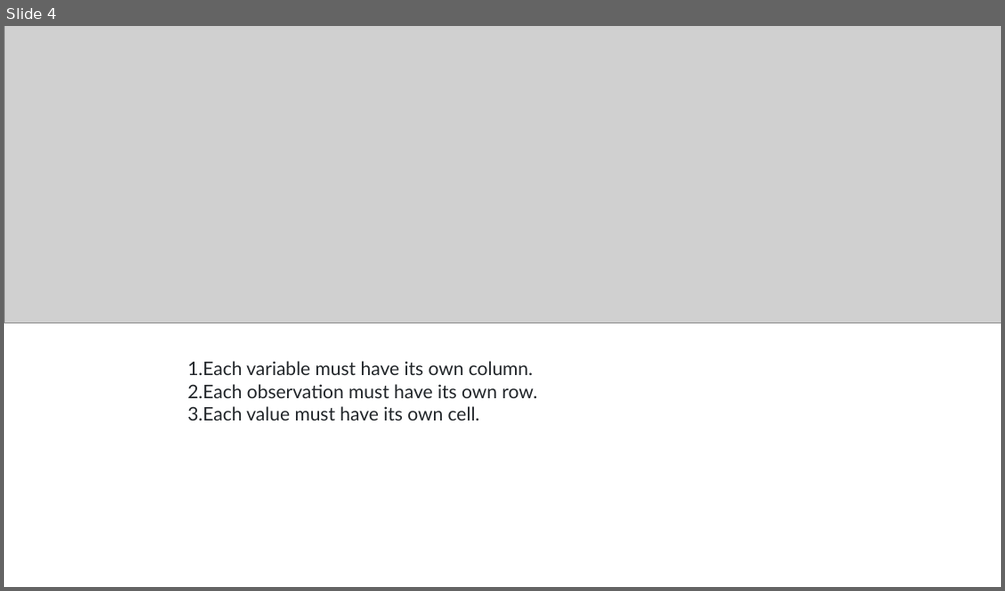
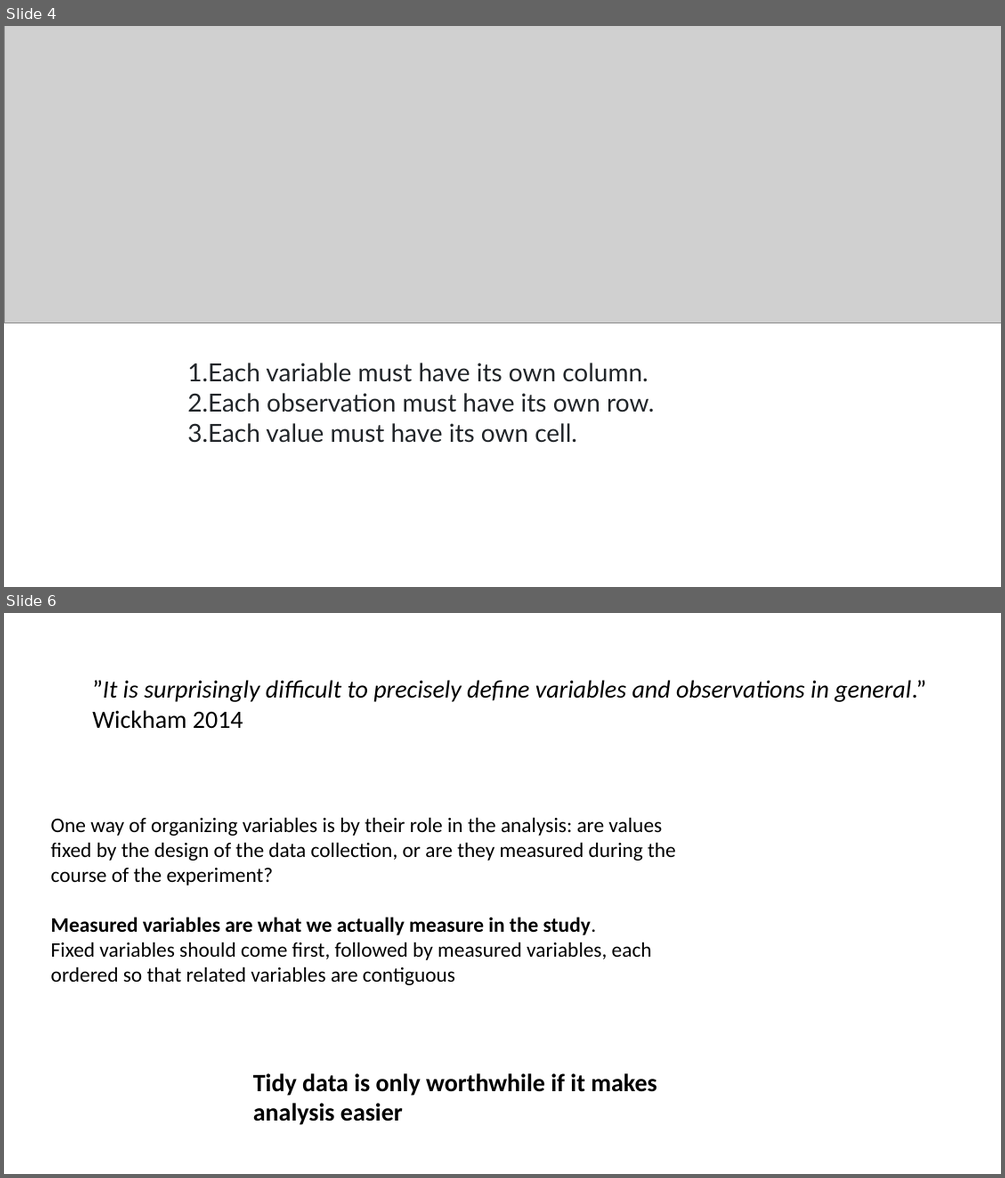
Before and after one commit to nicksavill/DEB_development, a slide deck: Week_2/TIdy_data.pptx. Shown one above the other, each under a label of ours: slide 4 before the commit, slides 4 and 6 after it; the slides between them are not shown. The pictures are 1005x591 and 1005x1178 pixels, drawn with LibreOffice and Linux fonts; fonts in the diff are those of the drawing; grey boxes stand for pictures. Boxes give left, top, right and bottom in pixels: in the first picture for what was removed or moved away, otherwise in the second. Text is boxed around its words. In the diff, an @@ line names an element or a change of style, - is before the commit and + after.

```diff
--- a/Week_2/TIdy_data.pptx
+++ b/Week_2/TIdy_data.pptx
@@ slide 6 added at box(4, 613, 1001, 1174), background #FFFFFF @@
@@ text added at box(92, 680, 926, 729), 24 pt, text #000000, italic @@
+”It is surprisingly difficult to precisely define variables and observations in general.” Wickham 2014
@@ text added at box(51, 817, 676, 985), 20 pt, text #000000 @@
+One way of organizing variables is by their role in the analysis: are values fixed by the design of the data collection, or are they measured during the course of the experiment?
+Measured variables are what we actually measure in the study.
+Fixed variables should come first, followed by measured variables, each ordered so that related variables are contiguous
@@ text added at box(253, 1073, 656, 1125), 24 pt, text #000000, bold @@
+Tidy data is only worthwhile if it makes analysis easier
@@ slide 4 changed as well @@
@@ text "Each variable must have its ..." at box(187, 362, 654, 443): size 18 to 24 pt @@
```
Also in this commit, not shown: 3 other slides changed, 6 other slides added, 13 other files.
